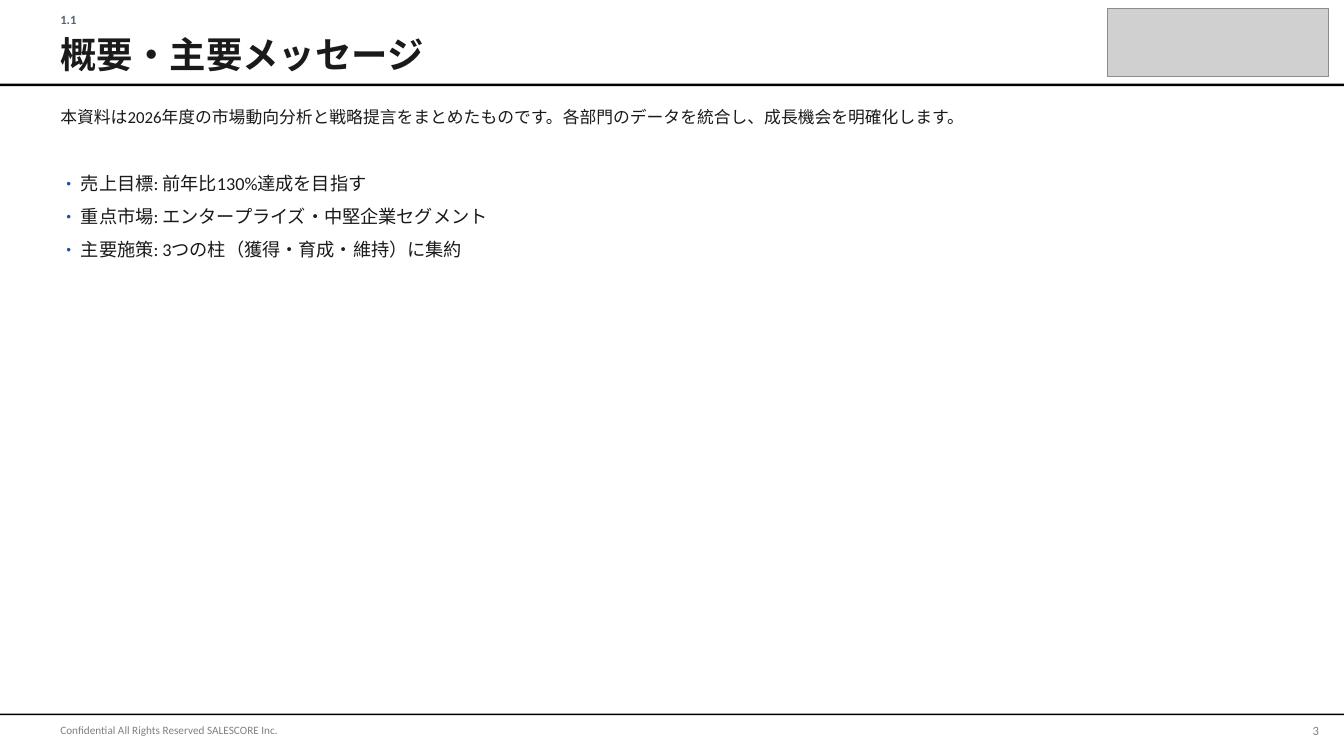
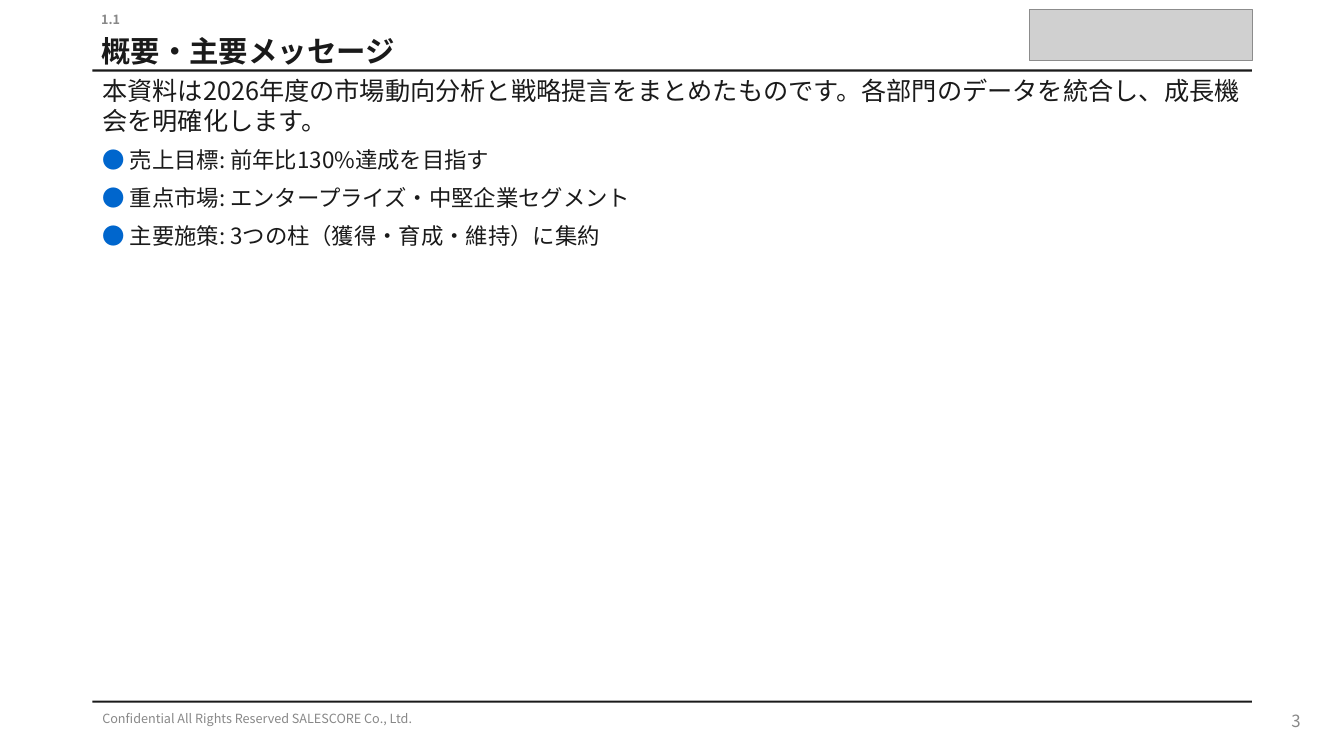
Before and after one commit to shintanagami-netizen/-, a slide deck: slide 3 of demo_sample.pptx. Drawn at 1344x756 pixels with LibreOffice and Linux fonts; fonts in the diff are those of the drawing; grey boxes stand for pictures. Boxes give left, top, right and bottom in pixels: in the first picture for what was removed or moved away, otherwise in the second. Text is boxed around its words. In the diff, an @@ line names an element or a change of style, - is before the commit and + after.

```diff
--- a/demo_sample.pptx
+++ b/demo_sample.pptx
@@ text "1.1": place and size @@
-text "1.1" at bbox=[60, 16, 76, 24]
+text "1.1" at bbox=[101, 14, 120, 24]
@@ text "1.1" at bbox=[101, 14, 120, 24]: font Calibri to Noto Sans CJK JP, text colour #55657A to #888888 @@
@@ text "概要・主要メッセージ": place and size @@
-text "概要・主要メッセージ" at bbox=[60, 37, 423, 72]
+text "概要・主要メッセージ" at bbox=[101, 37, 394, 70]
@@ text "概要・主要メッセージ" at bbox=[101, 37, 394, 70]: size 26 to 21 pt, font Calibri to Noto Sans CJK JP @@
@@ picture: place and size @@
-picture at bbox=[1107, 8, 1329, 77]
+picture at bbox=[1029, 9, 1252, 60]
@@ text "本資料は2026年度の市場動向分析と戦略提言をまとめたものです。各部門のデータを統合し、成長機会を明確化します。": place and size @@
-text "本資料は2026年度の市場動向分析と戦略提言をまとめたものです。各部門のデータを統合し、成長機会を明確化します。" at bbox=[60, 109, 964, 125]
+text "本資料は2026年度の市場動向分析と戦略提言をまとめたものです。各部門のデータを統合し、成長機会を明確化します。" at bbox=[102, 78, 1239, 132]
@@ text "本資料は2026年度の市場動向分析と戦略提言をまとめたものです。各部門のデータを統合し、成長機会を明確化します。" at bbox=[102, 78, 1239, 132]: size 12 to 18 pt, font Calibri to Noto Sans CJK JP @@
@@ rectangle at bbox=[93, 70, 1252, 72]: fill #000000 to #1A1A1A @@
@@ rectangle: place and size @@
-rectangle at bbox=[0, 84, 1344, 87]
+rectangle at bbox=[93, 70, 1252, 72]
@@ text at bbox=[130, 149, 630, 246]: text changed; size 13 to 16 pt; font Calibri to Noto Sans CJK JP @@
-• 売上目標: 前年比130%達成を目指す
-• 重点市場: エンタープライズ・中堅企業セグメント
-• 主要施策: 3つの柱（獲得・育成・維持）に集約
+● 売上目標: 前年比130%達成を目指す
+● 重点市場: エンタープライズ・中堅企業セグメント
+● 主要施策: 3つの柱（獲得・育成・維持）に集約
@@ rectangle: place and size @@
-rectangle at bbox=[0, 714, 1344, 716]
+rectangle at bbox=[93, 701, 1252, 703]
@@ rectangle at bbox=[93, 701, 1252, 703]: fill #000000 to #1A1A1A @@
@@ text at bbox=[102, 713, 412, 726]: text changed; size 8 to 9 pt; font Calibri to Noto Sans CJK JP; text colour #808080 to #888888 @@
-Confidential All Rights Reserved SALESCORE Inc.
+Confidential All Rights Reserved SALESCORE Co., Ltd.
@@ text "3": place and size @@
-text "3" at bbox=[1313, 727, 1319, 735]
+text "3" at bbox=[1291, 714, 1300, 727]
@@ text "3" at bbox=[1291, 714, 1300, 727]: size 9 to 12 pt, font Calibri to Noto Sans CJK JP, text colour #808080 to #888888 @@
```
Also in this commit, not shown: 16 other slides changed, 2 other files.
